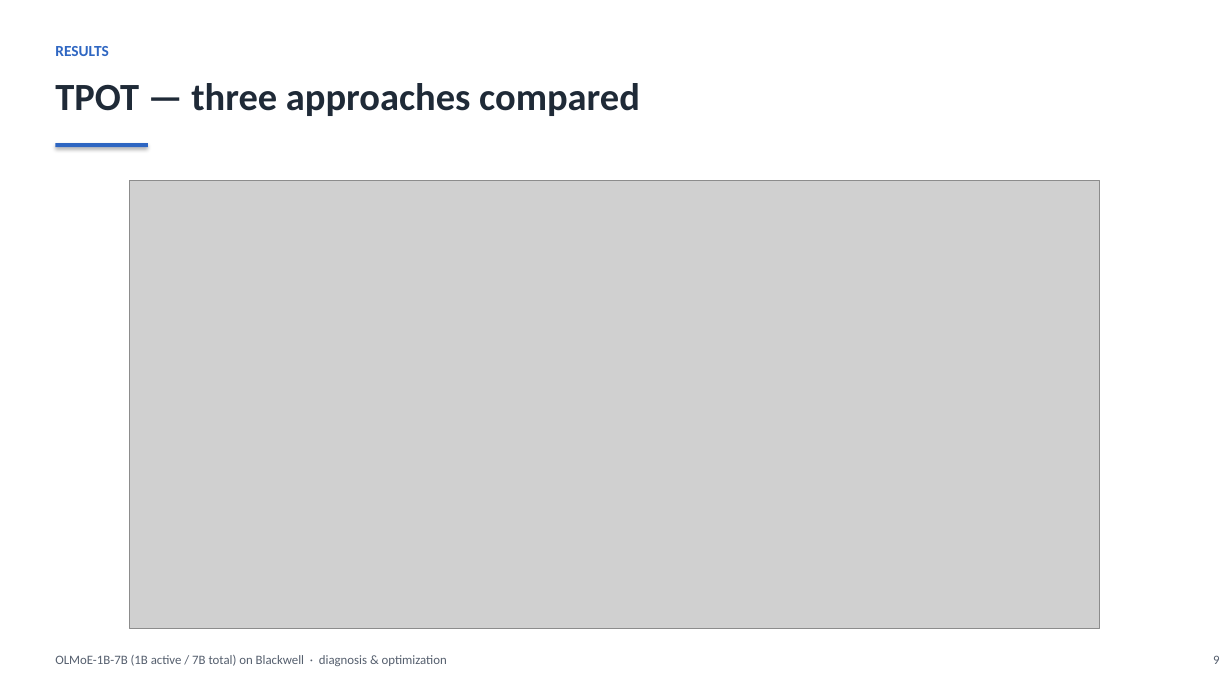
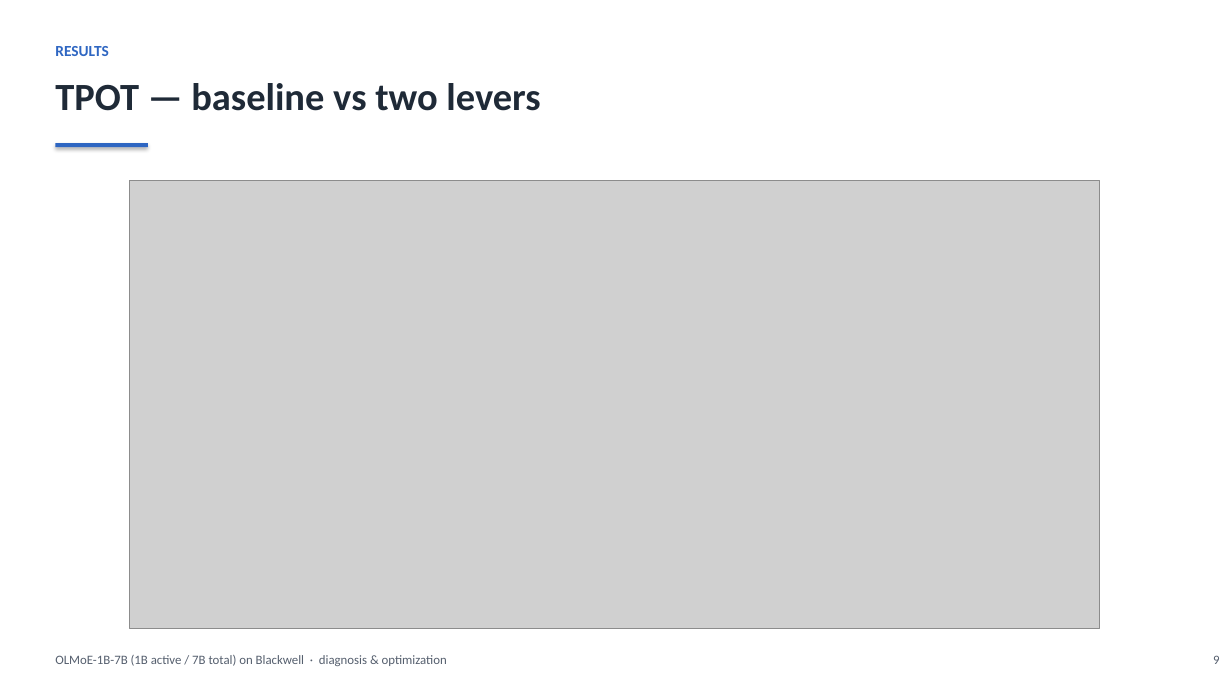
Before and after one commit to harishvs/moe-inference-optimize, a slide deck: slide 9 of talk/deck.pptx. Drawn at 1232x693 pixels with LibreOffice and Linux fonts; fonts in the diff are those of the drawing; grey boxes stand for pictures. Boxes give left, top, right and bottom in pixels: in the first picture for what was removed or moved away, otherwise in the second. Text is boxed around its words. In the diff, an @@ line names an element or a change of style, - is before the commit and + after.

```diff
--- a/talk/deck.pptx
+++ b/talk/deck.pptx
@@ text at (55,83,540,111): text changed @@
-TPOT — three approaches compared
+TPOT — baseline vs two levers
```
Also in this commit, not shown: 13 other slides changed, 2 slides added, 1 slide removed, 7 other files.
